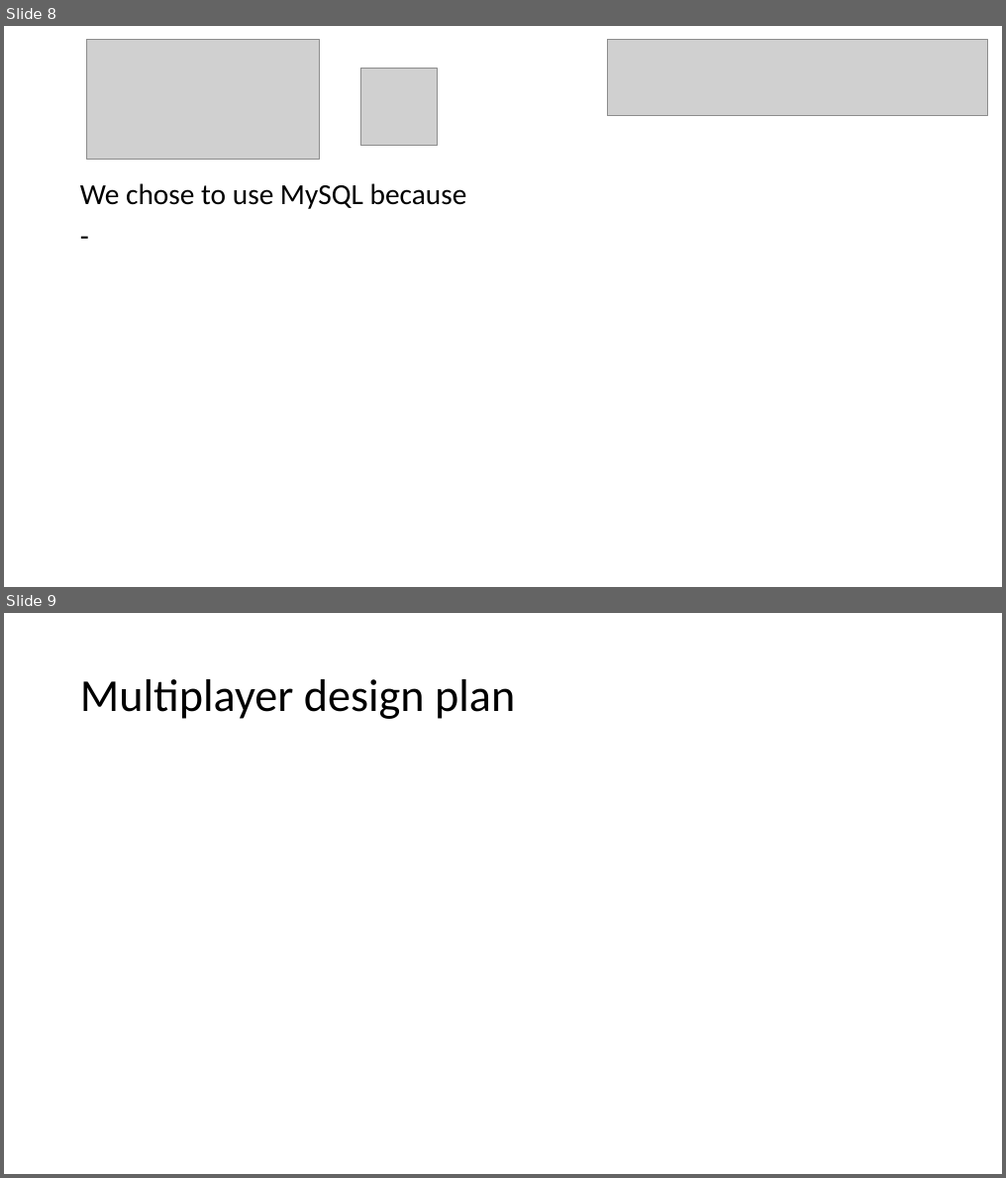
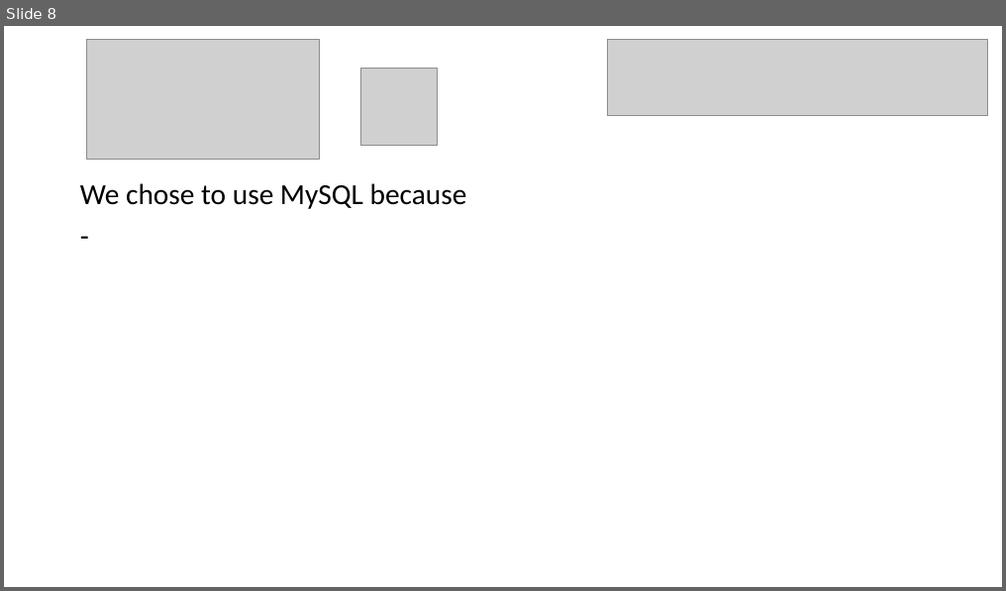
Before and after one commit to Adv-Web-Restaurant-Group3/Paperless-Restaurant, a slide deck: doc/presentation.pptx. Shown one above the other, each under a label of ours: slides 8 and 9 before the commit, slide 8 after it. The pictures are 1006x1178 and 1006x591 pixels, drawn with LibreOffice and Linux fonts; fonts in the diff are those of the drawing; grey boxes stand for pictures. Boxes give left, top, right and bottom in pixels: in the first picture for what was removed or moved away, otherwise in the second. Text is boxed around its words. In the diff, an @@ line names an element or a change of style, - is before the commit and + after.

```diff
--- a/doc/presentation.pptx
+++ b/doc/presentation.pptx
@@ slide 9 removed at (4,613,1002,1174), background #FFFFFF @@
@@ title removed at (80,679,515,719) @@
-Multiplayer design plan
```
Also in this commit, not shown: 1 slide changed, 3 other files.
